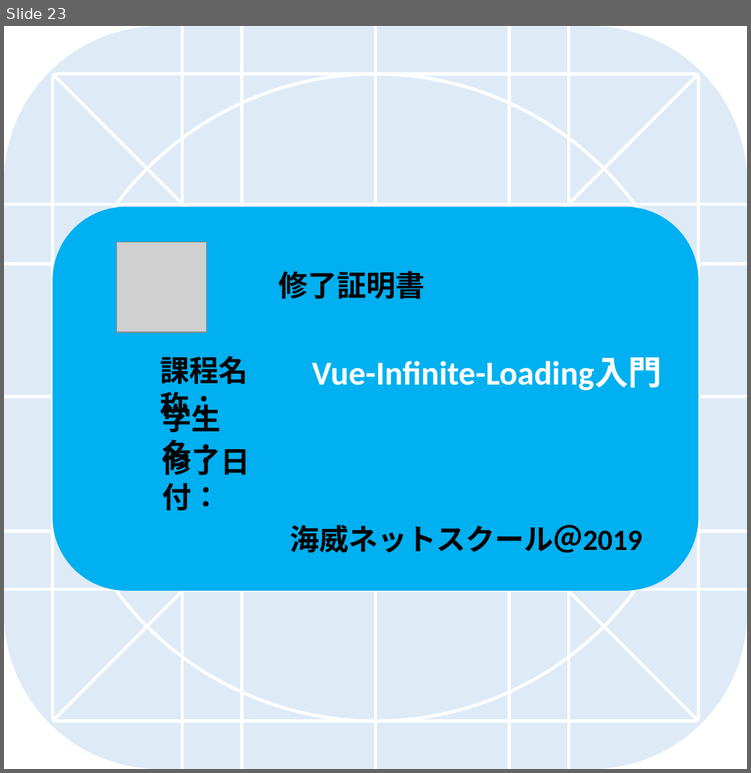
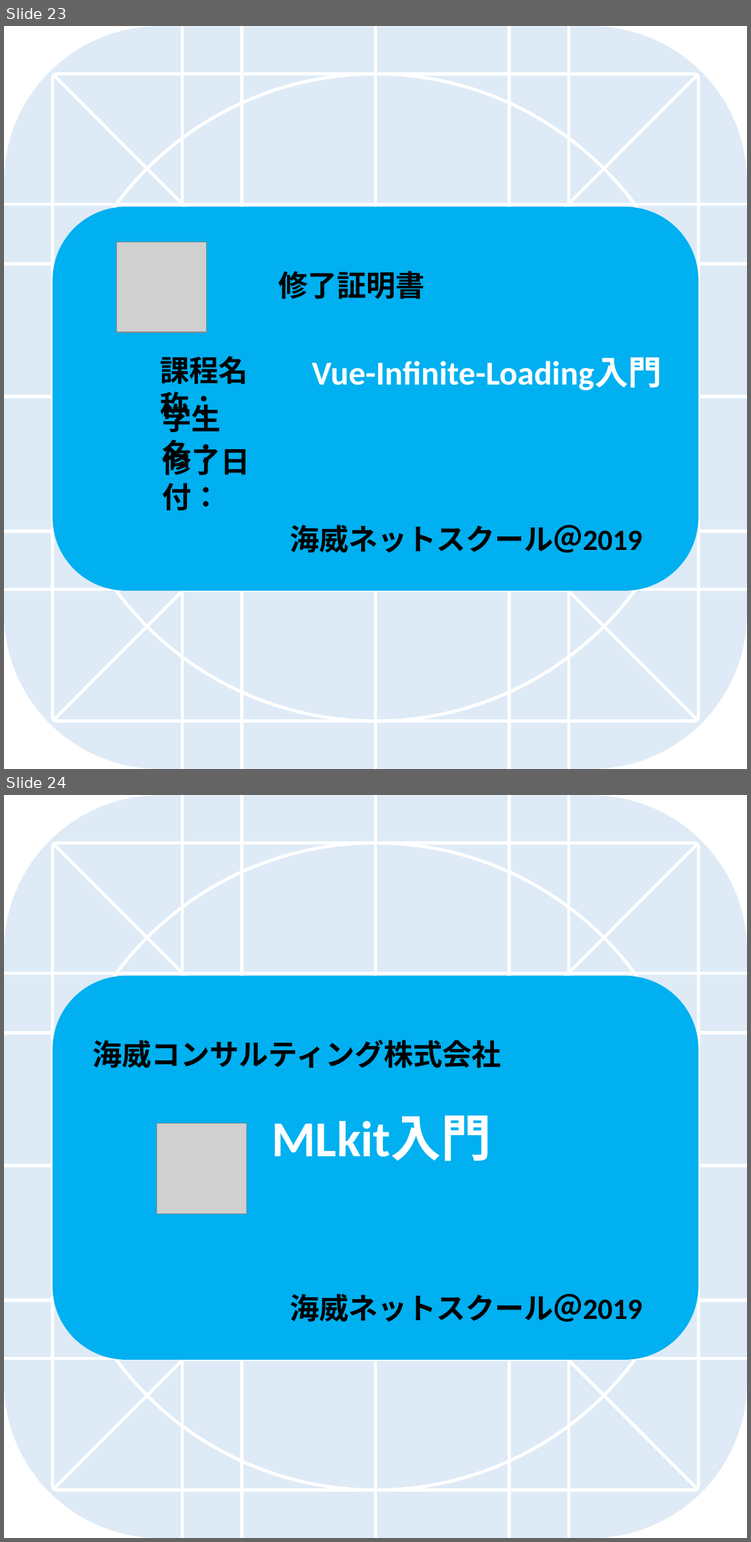
Before and after one commit to tangzitong/wohApp, a slide deck: design/icon-template.pptx. Shown one above the other, each under a label of ours: slide 23 before the commit, slides 23 and 24 after it. The pictures are 751x773 and 751x1542 pixels, drawn with LibreOffice and Linux fonts; fonts in the diff are those of the drawing; grey boxes stand for pictures. Boxes give left, top, right and bottom in pixels: in the first picture for what was removed or moved away, otherwise in the second. Text is boxed around its words. In the diff, an @@ line names an element or a change of style, - is before the commit and + after.

```diff
--- a/design/icon-template.pptx
+++ b/design/icon-template.pptx
@@ slide 24 added at (4, 795, 747, 1538), background #FFFFFF @@
@@ rounded rectangle added at (52, 975, 698, 1359), fill #00B0F0 @@
@@ text added at (92, 1040, 501, 1068), 28 pt, text #000000, bold @@
+海威コンサルティング株式会社
@@ text added at (271, 1115, 491, 1161), 48 pt, text #FFFFFF, bold @@
+MLkit入門
@@ picture added at (156, 1123, 246, 1213) @@
@@ group added at (4, 795, 747, 1538): 12 lines, 5 rounded rectangles @@
@@ text added at (290, 1293, 642, 1321), 28 pt, text #000000, bold @@
+海威ネットスクール＠2019
```
Also in this commit, not shown: 3 other slides added, 19 other files.
